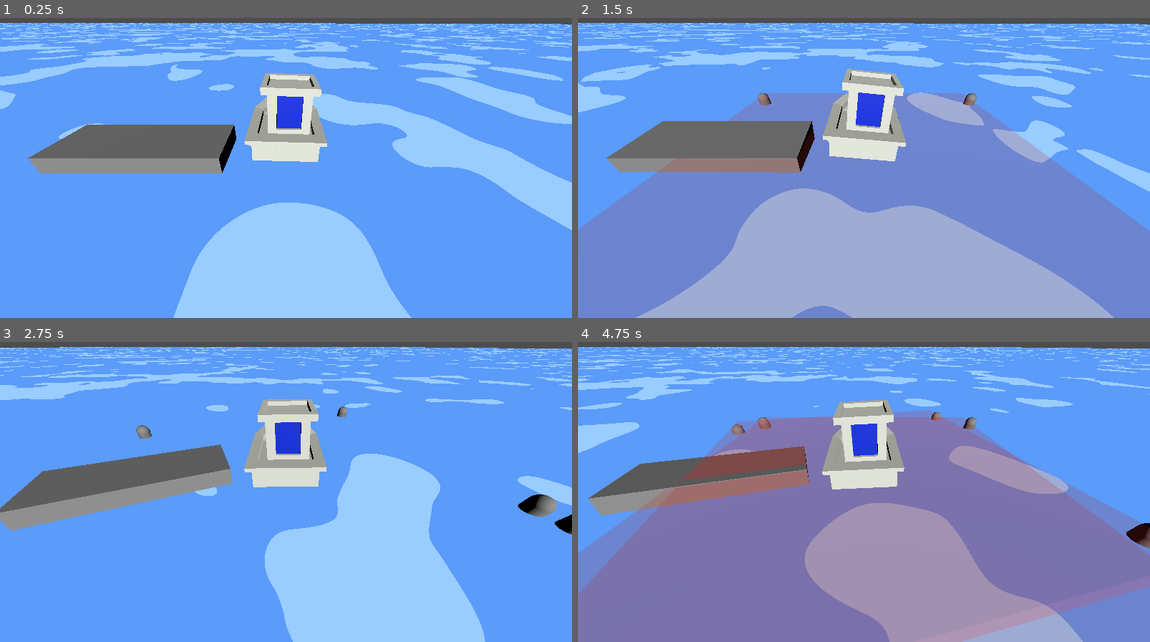
Above: before the commit, frames 1-4 (two rows, left to right).
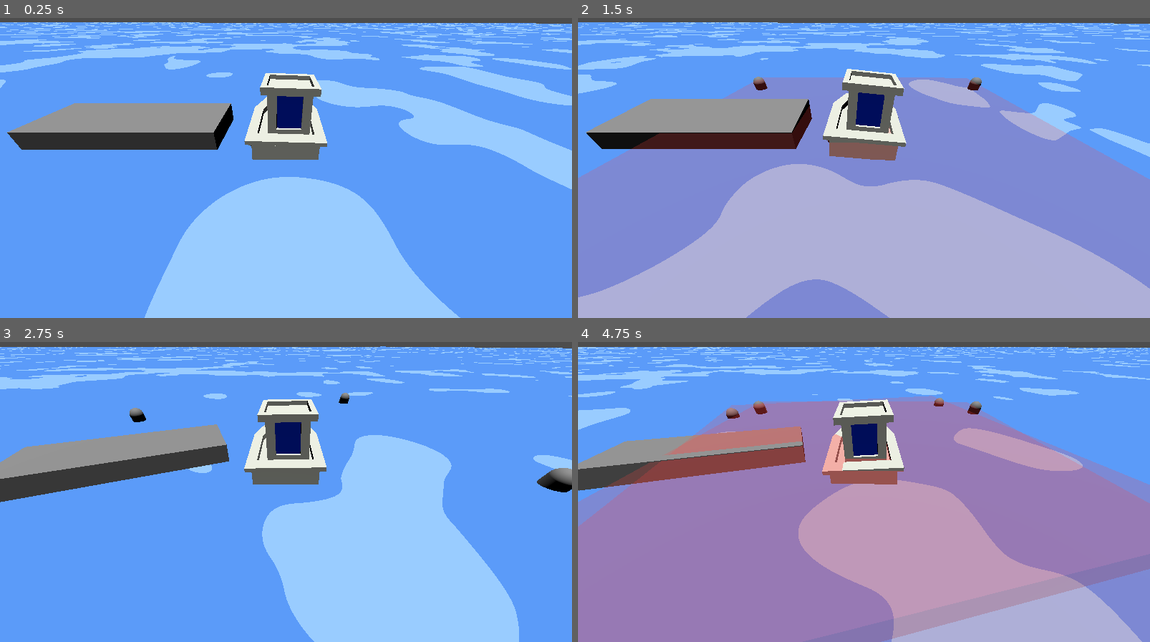
Above: after the commit, the same moments.

Repository: rustybucket-cloud/Ash-Tide
Game: Godot game, scene res://Scenes/main.tscn
Two runs of this game, one before a commit and one after it. Both use one fixed random seed, a clock stepped at 60 frames per second and the inputs below. The project has no main scene, so this scene is started directly.
Inputs:
- Up to frame 1 (0.25 s): no input
- Up to frame 2 (1.5 s): hold D (rotate_right) 0.53-1.28 s; tap Space (available_action) at 0.6, 1.35 s; hold S (move_backward) from 1.28 s (still down)
- Up to frame 3 (2.75 s): release S (move_backward) at 2.03 s; hold D (rotate_right) from 2.03 s (still down); tap Space (available_action) at 2.1 s
- Up to frame 4 (4.75 s): release D (rotate_right) at 2.78 s; hold W (move_forward) 2.78-3.53 s; tap Space (available_action) at 2.85, 3.6, 4.35 s; hold A (rotate_left) from 3.53 s (still down)

The runs differ from the first frame. In frame 1, 35% of the frame differs, in the area x 0-100%, y 1-100%; in frame 2, 42%; in frame 3, 26%; in frame 4, 69%.

Commit message:
update collision shape

Diff:
--- a/Scenes/boat.tscn
+++ b/Scenes/boat.tscn
@@ -5,7 +5,8 @@
 
 [sub_resource type="CapsuleMesh" id="CapsuleMesh_7u77a"]
 
-[sub_resource type="CapsuleShape3D" id="CapsuleShape3D_jjgbg"]
+[sub_resource type="BoxShape3D" id="BoxShape3D_g7r5y"]
+size = Vector3(1, 1.882843, 1.0048828)
 
 [node name="Boat" type="CharacterBody3D"]
 script = ExtResource("1_v0iea")
@@ -17,8 +18,8 @@
 skeleton = NodePath("../..")
 
 [node name="CollisionShape3D" type="CollisionShape3D" parent="."]
-transform = Transform3D(0.5, 0, 0, 0, -2.1855694e-08, -0.5, 0, 0.5, -2.1855694e-08, 0, 0, 0)
-shape = SubResource("CapsuleShape3D_jjgbg")
+transform = Transform3D(1.6, 0, 0, 0, -6.9938224e-08, -1.6, 0, 1.6, -6.9938224e-08, 0, 0.0039062428, 0.16491698)
+shape = SubResource("BoxShape3D_g7r5y")
 
 [node name="ship" parent="." instance=ExtResource("2_g7r5y")]
 transform = Transform3D(-2.1855694e-08, 0, 0.5, 0, 0.5, 0, -0.5, 0, -2.1855694e-08, 0, 0, 0)
--- a/Scenes/main.tscn
+++ b/Scenes/main.tscn
@@ -16,4 +16,4 @@
 farm_canvas_scene = ExtResource("6_21xkr")
 
 [node name="DirectionalLight3D" type="DirectionalLight3D" parent="."]
-transform = Transform3D(1, 0, 0, 0, 0.9232236, 0.3842631, 0, -0.3842631, 0.9232236, 0, 1.3368386, 0)
+transform = Transform3D(1, 0, 0, 0, 0.11256161, 0.99364495, 0, -0.99364495, 0.11256161, 0, 1.3368386, 0)
--- a/Scenes/player.tscn
+++ b/Scenes/player.tscn
@@ -11,7 +11,7 @@
 farm_area_scene = ExtResource("2_6t5aa")
 
 [node name="Boat" parent="." groups=["Player"] instance=ExtResource("2_cvnsp")]
-transform = Transform3D(1, 0, 0, 0, 1, 0, 0, 0, 1, 0, 1, 0)
+transform = Transform3D(1, 0, 0, 0, 1, 0, 0, 0, 1, 0, 0.25, 0)
 
 [node name="Camera3D" type="Camera3D" parent="Boat"]
 transform = Transform3D(0.9999981, -0.0009337012, -0.0017210757, 0.0017204874, 0.8386379, 0.5446867, 0.0009347847, -0.5446886, 0.83863795, 0, 2.519605, 5.601495)
